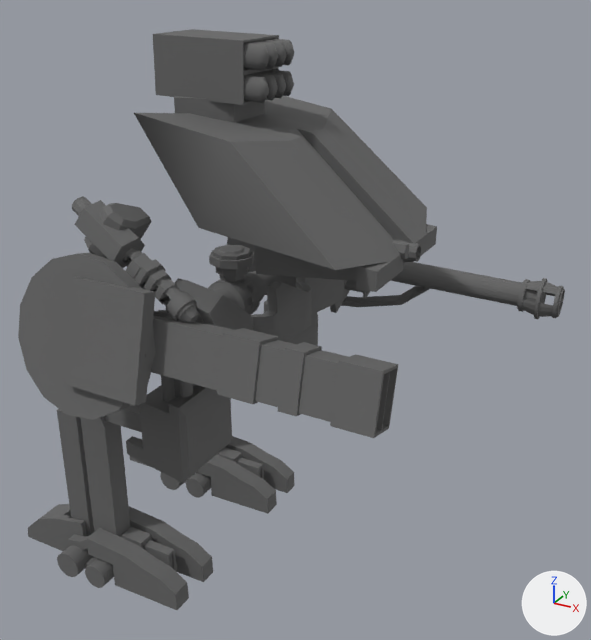
One commit to the COLLADA model Debug/models/mech.dae: the scene before it, then after it.
Camera for both pictures: a 50 mm camera at (0.0357, -0.1616, 0.1531) aimed at (-0.0571, 0.0072, 0.0688). Lighting does not change. The marker at lower right points along +X, +Y and +Z. Vertices at the same position are counted once.

The scene before the commit, as lines of its bpy script (objects in view):
```python
me_polysurface188mesh = bpy.data.meshes.new('polySurface188Mesh')
me_polysurface188mesh.from_pydata(...)  # 7014 vertices, 14584 faces; spans x -0.129..0.0016, y -0.0478..0.0533, z -0.0039..0.1382
me_polysurface188mesh.materials.append(mat_lambert1)  # dark grey #666666
ob_polysurface188 = bpy.data.objects.new('polySurface188', me_polysurface188mesh)
ob_polysurface188.location = (0.0, 0.0, 0.0)
```
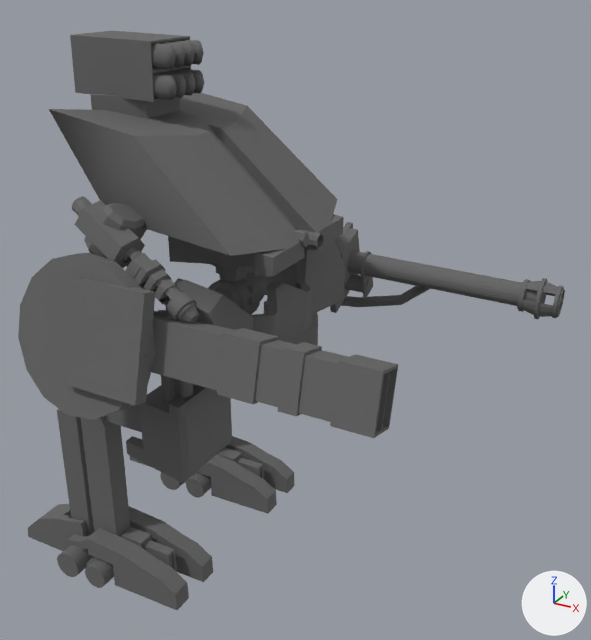
The newer file is also turned or shifted as a whole; pictures and numbers use the older file's frame.

The change in detail:
me_polysurface188mesh is used by ob_polysurface188; location (0.0, 0.0, 0.0).
me_polysurface188mesh had 7014 vertices, 14584 faces and spanned x -0.129..0.0016, y -0.0478..0.0533, z -0.0039..0.1382.
me_polysurface188mesh now has 7011 vertices, 14575 faces and spans x -0.129..0.0016, y -0.0478..0.0533, z -0.0039..0.137.
me_polysurface188mesh part 1: the loose piece of 112 vertices spanning x -0.083..-0.0562, y -0.0074..-0.0042, z 0.1316..0.1375 is moved by (-0.0245, 0.0, -0.0012).
me_polysurface188mesh part 2: the loose piece of 112 vertices spanning x -0.083..-0.0562, y 0.0..0.0032, z 0.1316..0.1375 is moved by (-0.0245, 0.0, -0.0012).
me_polysurface188mesh part 3: the loose piece of 129 vertices spanning x -0.0802..-0.0238, y -0.0249..0.026, z 0.0874..0.1234 is rebuilt with 126 vertices and now spans x -0.1046..-0.0483, y -0.0249..0.026, z 0.0862..0.1223.
me_polysurface188mesh part 4: 4 vertices moved within x -0.0822..-0.0821, y -0.0037..0.0068, z 0.1273..0.134; 750 vertices removed from x -0.0866..-0.0562, y -0.0102..0.0114, z 0.1194..0.1382; 750 vertices added at x -0.111..-0.0807, y -0.0102..0.0114, z 0.1182..0.137.

Changed parts and their boxes (x1, y1, x2, y2) in the pictures (591 x 640 px; the box of a moved part takes in the faces that stretch with it):
'polySurface188', reshaped
    before: (18, 29, 565, 610)
    after: (18, 31, 565, 610)
part 1 of me_polysurface188mesh, moved or reshaped
    before: (244, 42, 269, 71)
    after: (151, 43, 176, 70)
part 2 of me_polysurface188mesh, moved or reshaped
    before: (258, 40, 287, 67)
    after: (165, 40, 195, 66)
part 3 of me_polysurface188mesh, rebuilt (6% shorter)
    before: (134, 96, 437, 292)
    after: (49, 93, 344, 277)
part 4 of me_polysurface188mesh, moved or reshaped
    before: (153, 29, 295, 122)
    after: (70, 31, 204, 118)
